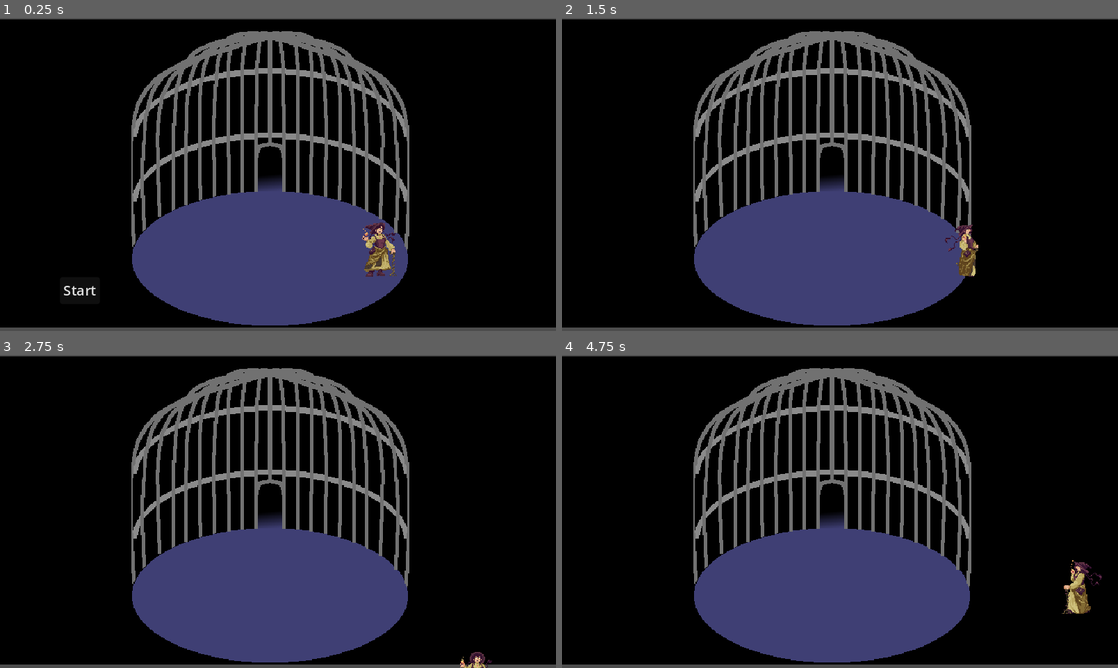
Above: before the commit, frames 1-4 (two rows, left to right).
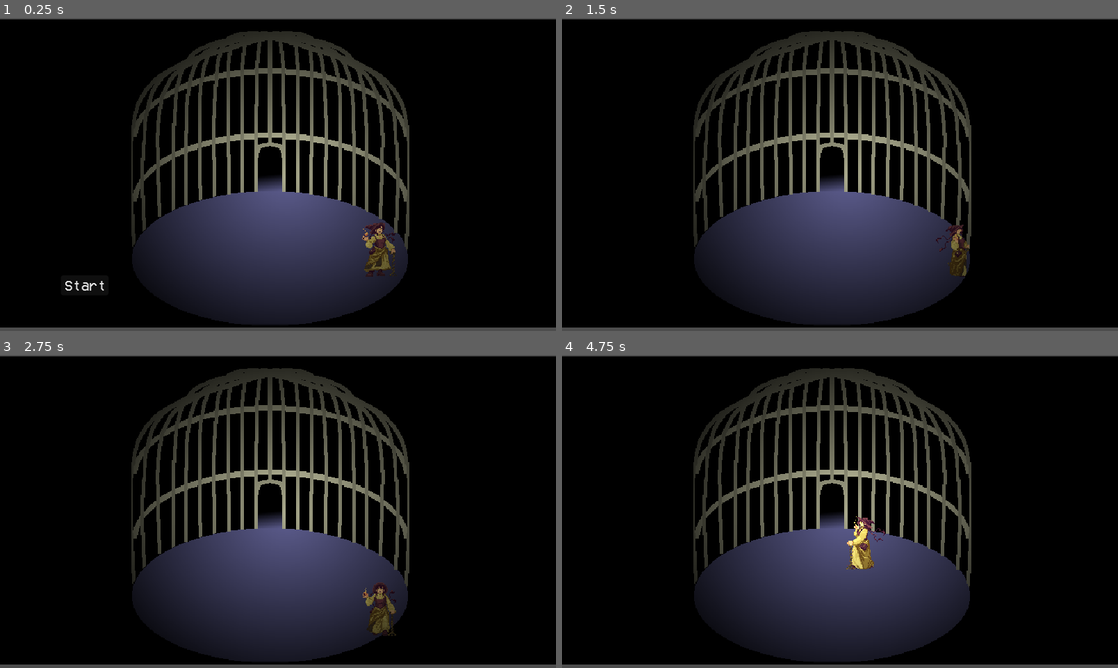
Above: after the commit, the same moments.

Repository: BetterAsLily/liebrary
Game: Godot game, scene res://src/levels/cage.tscn
Two runs of this game, one before a commit and one after it. Both use one fixed random seed, a clock stepped at 60 frames per second and the inputs below.
Inputs:
- Up to frame 1 (0.25 s): no input
- Up to frame 2 (1.5 s): click "Start" at 0.5 s; tap Enter at 1.25 s; hold Right (ui_right) from 1.28 s (still down); hold E (advance_dialog) from 1.28 s (still down)
- Up to frame 3 (2.75 s): release Right (ui_right) at 2.03 s; release E (advance_dialog) at 2.03 s; hold Down (ui_down) from 2.03 s (still down); tap E (advance_dialog) at 2.1 s
- Up to frame 4 (4.75 s): release Down (ui_down) at 2.78 s; hold Right (ui_right) 2.78-3.53 s; hold E (advance_dialog) 2.78-3.53 s; hold Up (ui_up) 3.53-4.28 s; tap E (advance_dialog) at 3.6 s; hold Left (ui_left) from 4.28 s (still down); hold E (advance_dialog) from 4.28 s (still down)

The runs differ from the first frame. In frame 1, 21% of the frame differs, in the area x 11-74%, y 4-99%; in frame 2, 21%; in frame 3, 21%; in frame 4, 22%, in the area x 23-98%, y 4-99%.

Commit message:
#29 added the stuff and sounds too

Diff:
--- a/project/cage.gd
+++ b/project/cage.gd
@@ -1,9 +1,11 @@
 extends BaseScene
 @onready var start_button = preload("res://src/ui/menu.tscn")
+@onready var canvas = $CanvasLayer
 
 func _ready():
 	super()
 	if GlobalVariables.is_first_load == true:
 		var new_button = start_button.instantiate()
-		self.add_child(new_button)
+		canvas.add_child(new_button)
 		new_button.global_position = Vector2(80,300)
+		new_button.z_index = 10
--- a/project/src/levels/Zone 1.tscn
+++ b/project/src/levels/Zone 1.tscn
@@ -585,7 +585,7 @@
 connected_scene = "cage"
 
 [node name="CollisionShape2D" type="CollisionShape2D" parent="SceneTrigger2"]
-position = Vector2(28, 40)
+position = Vector2(43, 39)
 shape = SubResource("RectangleShape2D_unfcj")
 
 [node name="Camera2D" type="Camera2D" parent="." node_paths=PackedStringArray("follow_node")]
--- a/project/src/levels/cage.tscn
+++ b/project/src/levels/cage.tscn
@@ -6,7 +6,16 @@
 [ext_resource type="Texture2D" uid="uid://qokepvak4wim" path="res://assets/Cage.png" id="5_uro4g"]
 
 [sub_resource type="RectangleShape2D" id="RectangleShape2D_ykuji"]
-size = Vector2(79, 20)
+size = Vector2(27, 19)
+
+[sub_resource type="Gradient" id="Gradient_ruysc"]
+colors = PackedColorArray(1, 1, 1, 1, 0, 0, 0, 1)
+
+[sub_resource type="GradientTexture2D" id="GradientTexture2D_e30ac"]
+gradient = SubResource("Gradient_ruysc")
+fill = 1
+fill_from = Vector2(0.504274, 0.508547)
+fill_to = Vector2(0.970085, 0.0598291)
 
 [node name="Cage" type="Node2D"]
 script = ExtResource("1_kfoxl")
@@ -17,7 +26,7 @@
 connected_scene = "Zone 1"
 
 [node name="CollisionShape2D" type="CollisionShape2D" parent="SceneTrigger"]
-position = Vector2(312, 185)
+position = Vector2(312, 174)
 shape = SubResource("RectangleShape2D_ykuji")
 
 [node name="EntranceMarkers" type="Node2D" parent="."]
@@ -47,6 +56,23 @@
 offset_bottom = 354.0
 mouse_filter = 2
 color = Color(0, 0, 0, 1)
-metadata/_edit_lock_ = true
+
+[node name="CanvasModulate" type="CanvasModulate" parent="."]
+color = Color(0, 0, 0, 1)
+
+[node name="PointLight2D" type="PointLight2D" parent="."]
+position = Vector2(329, 178)
+scale = Vector2(6.09375, 5.44531)
+color = Color(1, 1, 0.831373, 1)
+energy = 1.51
+texture = SubResource("GradientTexture2D_e30ac")
+
+[node name="CanvasLayer" type="CanvasLayer" parent="."]
+
+[node name="StaticBody2D" type="StaticBody2D" parent="."]
+position = Vector2(307, -106)
+
+[node name="CollisionPolygon2D" type="CollisionPolygon2D" parent="StaticBody2D"]
+polygon = PackedVector2Array(-208, 477, -200, 312, -90, 285, -15, 210, 22, 212, 235, 355, 164, 386, 160, 364, 149, 348, 132, 334, 100, 314, 64, 300, 22, 293, 22, 252, -12, 251, -12, 292, -58, 302, -101, 323, -124, 335, -141, 350, -151, 365, -155, 382, -151, 398, -136, 417, -89, 444, -4, 460, 49, 456, 89, 447, 114, 438, 142, 421, 159, 401, 164, 386, 235, 355, 241, 373, 188, 407, 129, 466)
 
 [connection signal="body_entered" from="SceneTrigger" to="SceneTrigger" method="_on_body_entered"]
--- a/project/src/levels/zone_1.gd
+++ b/project/src/levels/zone_1.gd
@@ -1,14 +1,14 @@
 extends BaseScene
 
 @onready var camera = $Camera2D
+@onready var sound = $AudioStreamPlayer
 
 func _ready():
 	super()
 	camera.follow_node = player
+
 func _process(delta: float) -> void:
-	pass
-
-
-
-func _on_scene_trigger_2_body_entered(body: Node2D) -> void:
-	pass # Replace with function body.
+	print("plip")
+	if sound.playing == false:
+		sound.play()
+		print("plop")
--- a/project/src/ui/menu.tscn
+++ b/project/src/ui/menu.tscn
@@ -1,6 +1,7 @@
-[gd_scene load_steps=2 format=3 uid="uid://u4ukjvg42khj"]
+[gd_scene load_steps=3 format=3 uid="uid://u4ukjvg42khj"]
 
 [ext_resource type="Script" path="res://src/ui/menu.gd" id="1_7wknh"]
+[ext_resource type="FontFile" uid="uid://qbaf0al307bs" path="res://assets/PixelFont.ttf" id="2_n3j2j"]
 
 [node name="Menu" type="Control"]
 process_mode = 3
@@ -25,6 +26,7 @@
 
 [node name="Start" type="Button" parent="VBoxContainer"]
 layout_mode = 2
+theme_override_fonts/font = ExtResource("2_n3j2j")
 text = "Start"
 
 [connection signal="pressed" from="VBoxContainer/Start" to="." method="_on_start_pressed"]
Not shown, added: project/assets/Audio/Pot1.wav.import
Not shown, added: project/assets/Audio/Pot2.wav.import
Not shown, added: project/assets/Audio/Pot3.wav.import
Not shown, added: project/assets/Audio/Pot4.wav.import
Not shown: 1 places in project/src/levels/cage.tscn that only renumber resources
Not shown, added: project/assets/Audio/Pot1.wav
Not shown, added: project/assets/Audio/Pot2.wav
Not shown, added: project/assets/Audio/Pot3.wav
Not shown, added: project/assets/Audio/Pot4.wav
